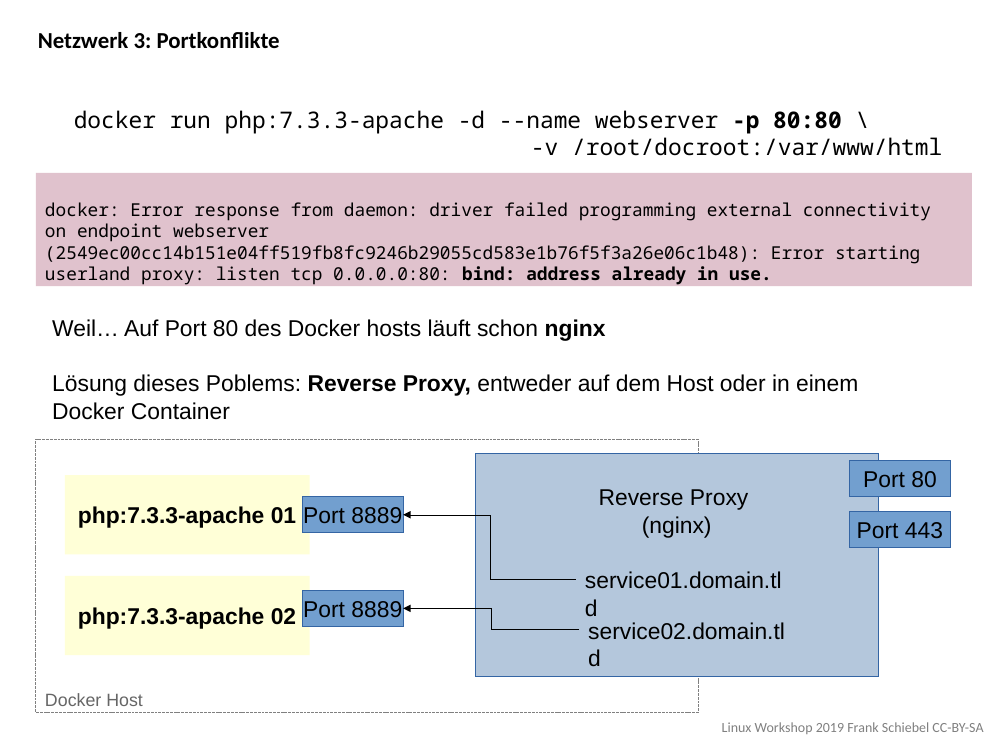
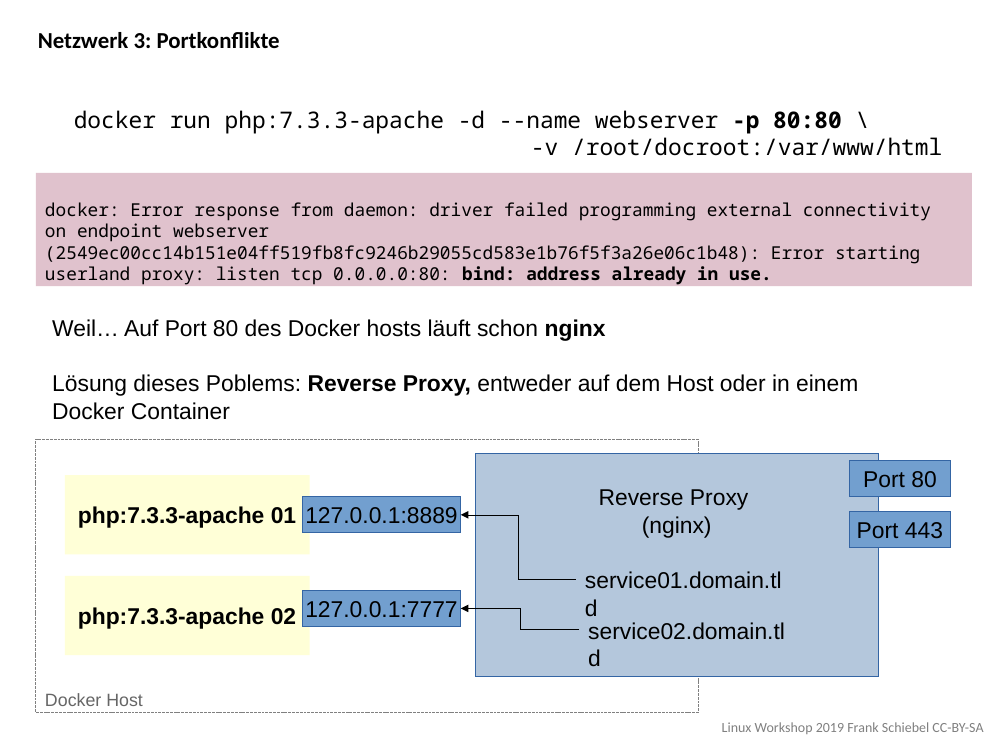
Before and after one commit to ironiemix/lfb-linuxworkshop2019, a slide deck: slide 10 of docker/slides/linux_workshop_docker.odp. Drawn at 1008x756 pixels with LibreOffice and Linux fonts; fonts in the diff are those of the drawing. Boxes give left, top, right and bottom in pixels: in the first picture for what was removed or moved away, otherwise in the second. Text is boxed around its words. In the diff, an @@ line names an element or a change of style, - is before the commit and + after.

```diff
--- a/docker/slides/linux_workshop_docker.odp
+++ b/docker/slides/linux_workshop_docker.odp
@@ rectangle "127.0.0.1:8889" resized from (x1=303, y1=497, x2=403, y2=532) to (x1=303, y1=497, x2=461, y2=532) @@
@@ text in rectangle at (x1=305, y1=507, x2=457, y2=524): text changed @@
-Port 8889
+127.0.0.1:8889
@@ elbow arrow moved from (576, 579) - (403, 515) to (576, 579) - (461, 515) @@
@@ rectangle "127.0.0.1:7777" resized from (x1=303, y1=591, x2=403, y2=627) to (x1=303, y1=591, x2=461, y2=627) @@
@@ text in rectangle at (x1=305, y1=601, x2=457, y2=617): text changed @@
-Port 8889
+127.0.0.1:7777
@@ elbow arrow moved from (580, 629) - (403, 608) to (580, 629) - (461, 608) @@
```
Also in this commit, not shown: 1 other slide changed, 3 other files.
